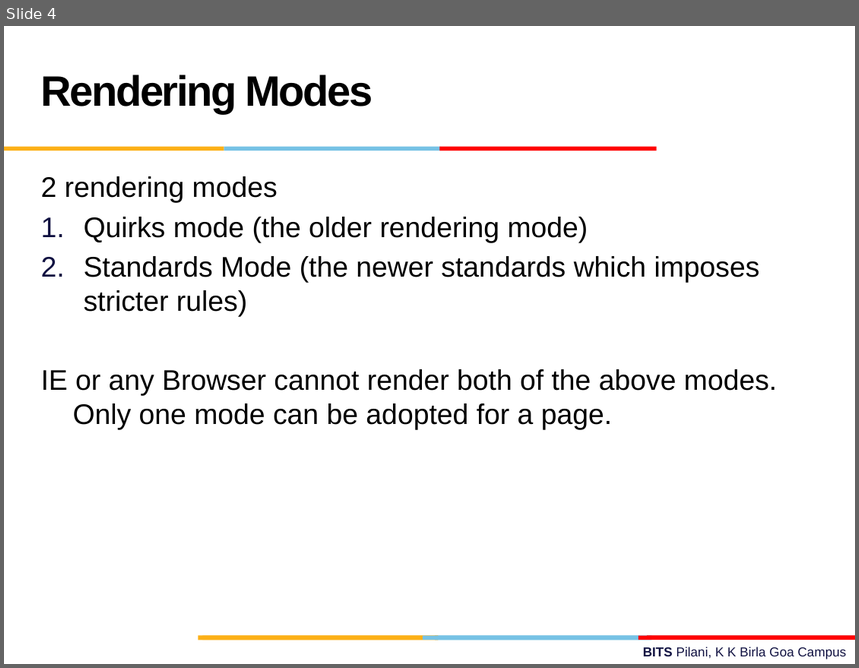
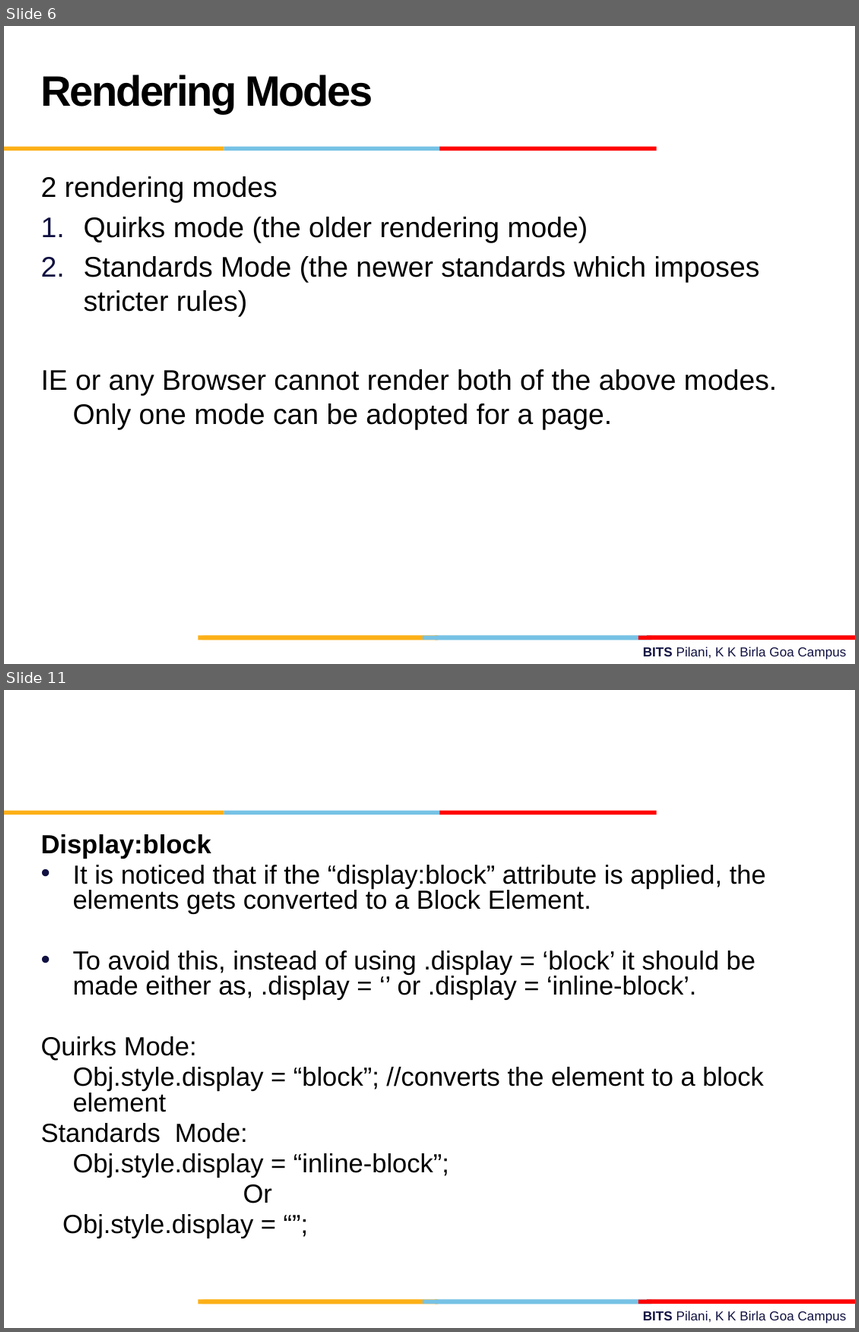
Before and after one commit to vidgit/Web_Projects, a slide deck: Report.pptx. Shown one above the other, each under a label of ours: slide 4 before the commit, slides 6 and 11 after it; the slides between them are not shown. The pictures are 859x668 and 859x1332 pixels, drawn with LibreOffice and Linux fonts; fonts in the diff are those of the drawing; background and template pictures are left out. Boxes give left, top, right and bottom in pixels: in the first picture for what was removed or moved away, otherwise in the second. Text is boxed around its words. In the diff, an @@ line names an element or a change of style, - is before the commit and + after.

```diff
--- a/Report.pptx
+++ b/Report.pptx
@@ slide 11 added at [4, 690, 855, 1328], background #FFFFFF; not listed: 10 template elements that a slide beside it also shows @@
@@ text added at [41, 834, 766, 1239], 22.2 pt, text #000000 @@
+Display:block
+• It is noticed that if the “display:block” attribute is applied, the elements gets converted to a Block Element.
+• To avoid this, instead of using .display = ‘block’ it should be made either as, .display = ‘’ or .display = ‘inline-block’.
+Quirks Mode:
+Obj.style.display = “block”; //converts the element to a block element
+Standards Mode:
+Obj.style.display = “inline-block”;
+Or
+Obj.style.display = “”;
@@ what was slide 4 is now slide 6 @@
```
Also in this commit, not shown: 1 slide changed, 28 other slides added, 1 slide removed, 1 other file.
